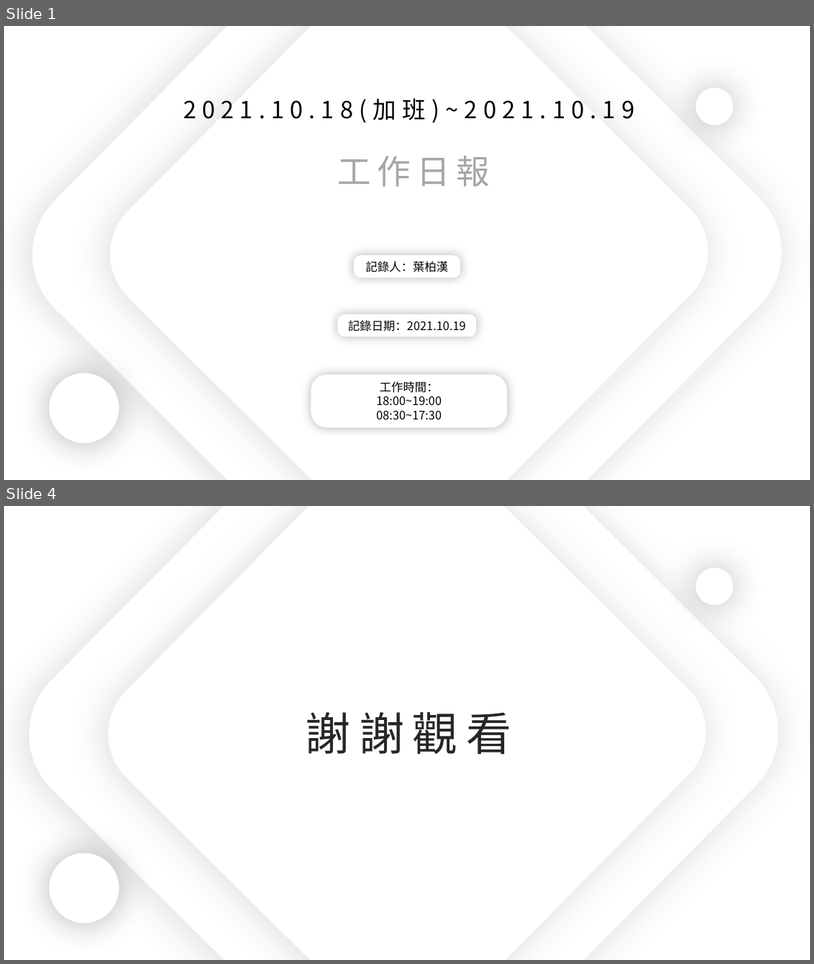
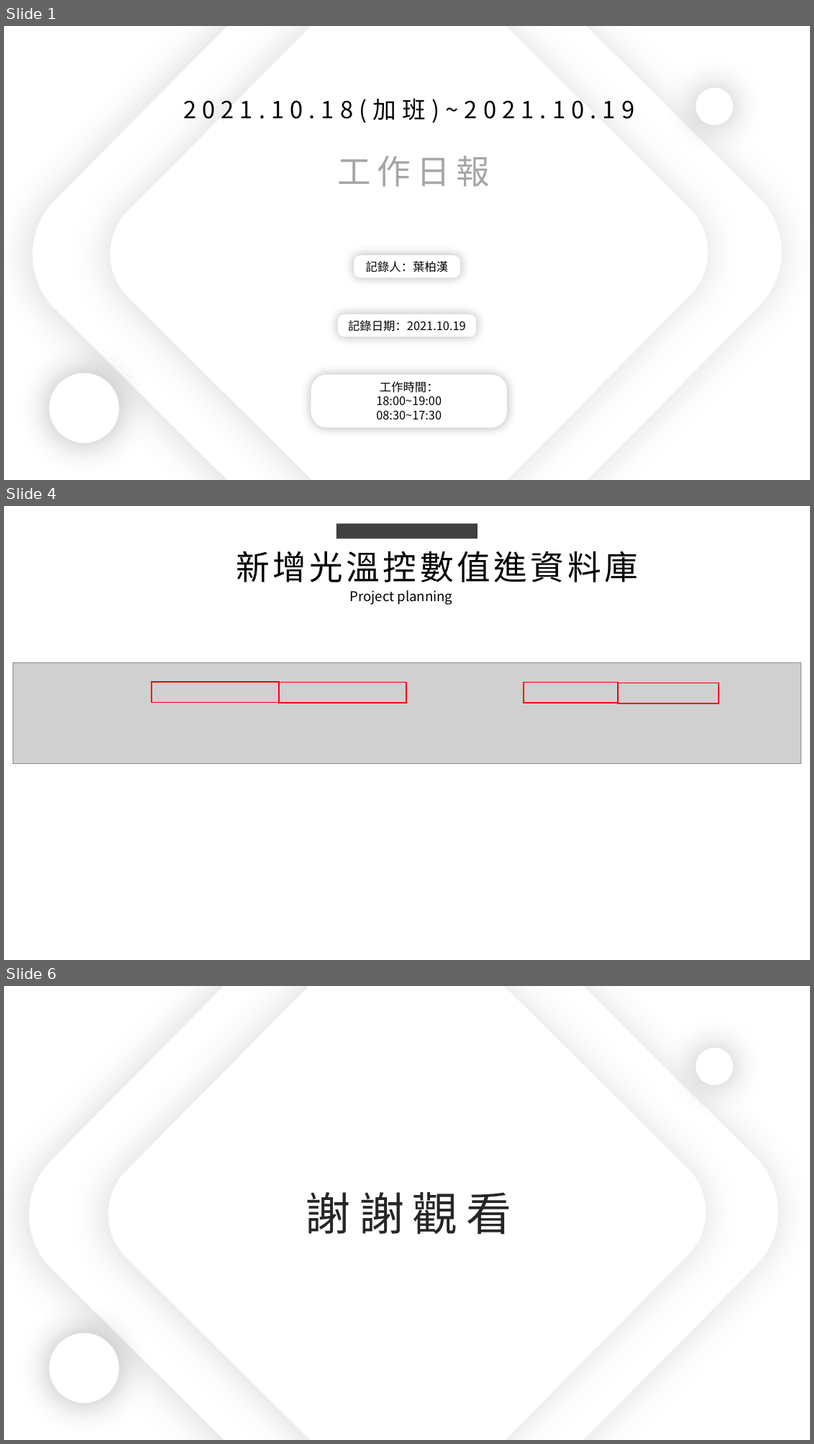
Before and after one commit to king637324/KnowledgeGreenhouseSystem, a slide deck: 工作日報_葉柏漢/2021.10/2021.10.18(加班)_2021.10.19工作日報_葉柏漢.pptx. Shown one above the other, each under a label of ours: slides 1 and 4 before the commit, slides 1, 4 and 6 after it; the slides between them are not shown. The pictures are 814x964 and 814x1444 pixels, drawn with LibreOffice and Linux fonts; fonts in the diff are those of the drawing; grey boxes stand for pictures. Boxes give left, top, right and bottom in pixels: in the first picture for what was removed or moved away, otherwise in the second. Text is boxed around its words. In the diff, an @@ line names an element or a change of style, - is before the commit and + after.

```diff
--- a/工作日報_葉柏漢/2021.10/2021.10.18(加班)_2021.10.19工作日報_葉柏漢.pptx
+++ b/工作日報_葉柏漢/2021.10/2021.10.18(加班)_2021.10.19工作日報_葉柏漢.pptx
@@ slide 4 added at bbox=[4, 506, 810, 960], background #FFFFFF @@
@@ rectangle added at bbox=[337, 523, 478, 538], fill #404040 @@
@@ text added at bbox=[236, 551, 638, 582], 40 pt, text #000000 @@
+新增光溫控數值進資料庫
@@ text added at bbox=[350, 590, 453, 605], 16 pt, text #000000 @@
+Project planning
@@ picture added at bbox=[13, 663, 801, 763] @@
@@ rectangle added at bbox=[152, 682, 278, 703], outline #FF0000 1.5 pt @@
@@ rectangle added at bbox=[279, 682, 406, 703], outline #FF0000 1.5 pt @@
@@ rectangle added at bbox=[524, 682, 618, 703], outline #FF0000 1.5 pt @@
@@ rectangle added at bbox=[618, 682, 719, 703], outline #FF0000 1.5 pt @@
@@ what was slide 4 is now slide 6 @@
```
Also in this commit, not shown: 2 slides changed, 1 other slide added, 6 other files.
